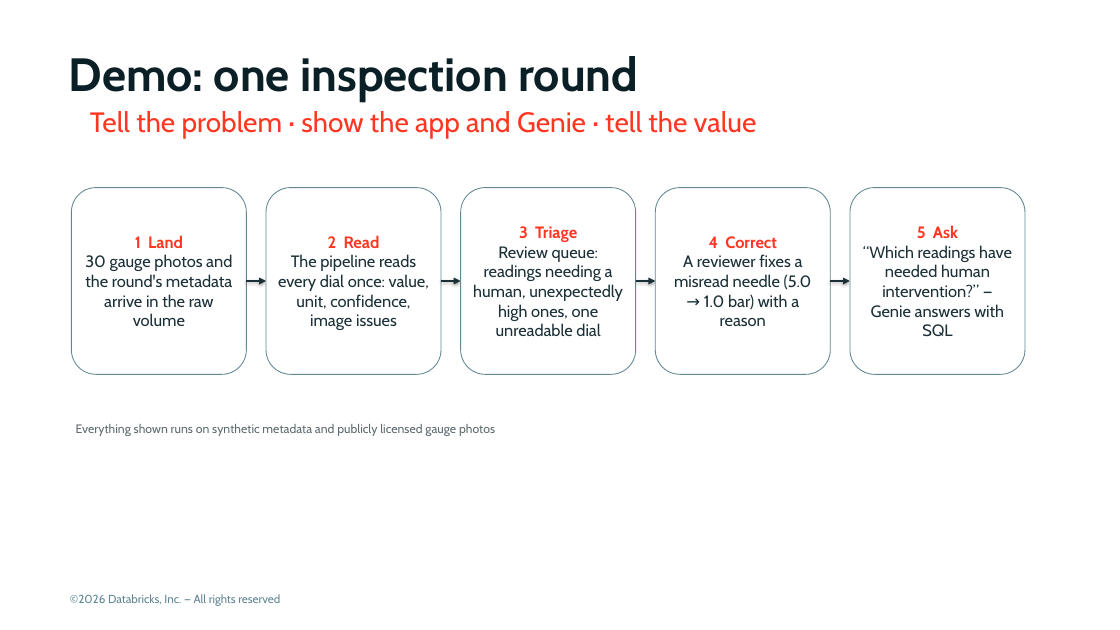
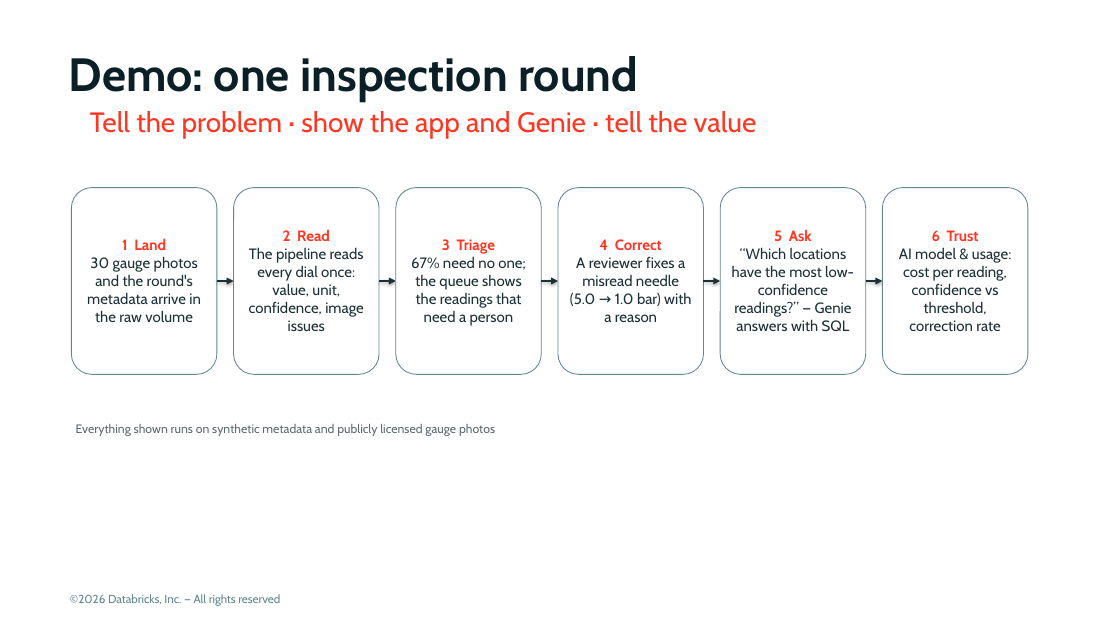
Before and after one commit to admitrewski/pressure-gauge-reader, a slide deck: slide 9 of deck/pressure-gauge-reader.pptx (slide 6 before the commit). Drawn at 1120x630 pixels with LibreOffice and Linux fonts; fonts in the diff are those of the drawing; background and template pictures are left out. Boxes give left, top, right and bottom in pixels: in the first picture for what was removed or moved away, otherwise in the second. Text is boxed around its words. In the diff, an @@ line names an element or a change of style, - is before the commit and + after.

Commit message:
Deck: business context (problem, operator patterns, why now) and measured KPIs
Adds three slides before the solution: why Northbay needs this (analog gauges,
photos are not readings, cost of late readings; ETH Zurich ICRA 2024, Siemens
2024), what we hear from energy operators (anonymised patterns -> answers) and
why now. Outcome cards now use measured build numbers; demo adds the AI model
& usage step; Northbay Energy branding throughout.

```diff
--- a/deck/pressure-gauge-reader.pptx
+++ b/deck/pressure-gauge-reader.pptx
@@ rounded rectangle "1 Land" resized from (x1=71, y1=187, x2=246, y2=374) to (x1=71, y1=187, x2=217, y2=374) @@
@@ rounded rectangle "2 Read" resized from (x1=266, y1=187, x2=441, y2=374) to (x1=234, y1=187, x2=379, y2=374) @@
@@ rounded rectangle "3 Triage" resized from (x1=460, y1=187, x2=635, y2=374) to (x1=396, y1=187, x2=541, y2=374) @@
@@ size 14 to 12.9 pt in 3 elements at (x1=71, y1=187, x2=217, y2=374), (x1=234, y1=187, x2=379, y2=374), (x1=558, y1=187, x2=703, y2=374) @@
@@ rounded rectangle "4 Correct" resized from (x1=655, y1=187, x2=830, y2=374) to (x1=558, y1=187, x2=703, y2=374) @@
@@ rounded rectangle "5 Ask" resized from (x1=850, y1=187, x2=1025, y2=374) to (x1=720, y1=187, x2=865, y2=374) @@
@@ rounded rectangle added at (x1=882, y1=187, x2=1028, y2=374), fill #FFFFFF, outline #618793 0.75 pt, 12.9 pt, text #1B3037 @@
+6 Trust
+AI model & usage: cost per reading, confidence vs threshold, correction rate
@@ text in rounded rectangle at (x1=442, y1=239, x2=495, y2=254): size 14 to 12.9 pt in "3 Triage" @@
@@ text in rounded rectangle at (x1=774, y1=229, x2=812, y2=241): size 14 to 12.9 pt in "5 Ask" @@
@@ text in rounded rectangle at (x1=411, y1=256, x2=525, y2=326): text changed; size 14 to 12.9 pt @@
-Review queue: readings needing a human, unexpectedly high ones, one unreadable dial
+67% need no one; the queue shows the readings that need a person
@@ text in rounded rectangle at (x1=732, y1=247, x2=854, y2=332): text changed; size 14 to 12.9 pt @@
-“Which readings have needed human intervention?” — Genie answers with SQL
+“Which locations have the most low-confidence readings?” — Genie answers with SQL
@@ arrow moved from (246, 281) - (266, 281) to (217, 281) - (234, 281) @@
@@ arrow moved from (441, 281) - (460, 281) to (379, 281) - (396, 281) @@
@@ arrow added from (541, 281) to (558, 281), #1B3037 1.25 pt @@
@@ arrow moved from (636, 281) - (655, 281) to (703, 281) - (720, 281) @@
@@ arrow moved from (830, 281) - (850, 281) to (865, 281) - (882, 281) @@
```
Also in this commit, not shown: 5 other slides changed, 3 slides added, 2 other files.
